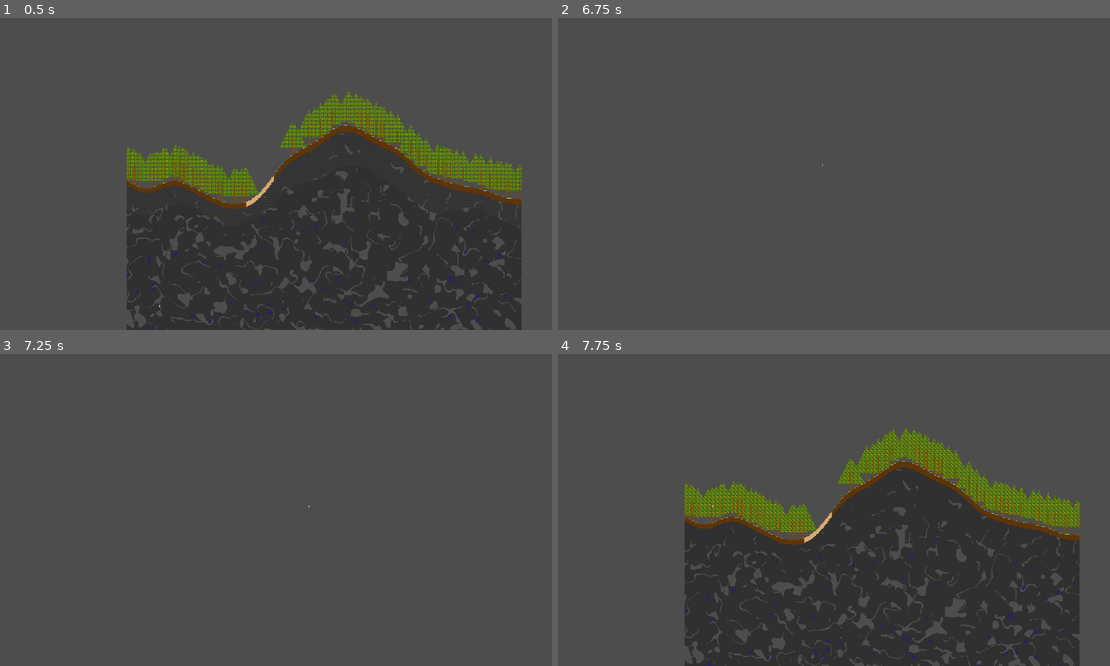
Above: before the commit, frames 1-4 (two rows, left to right).
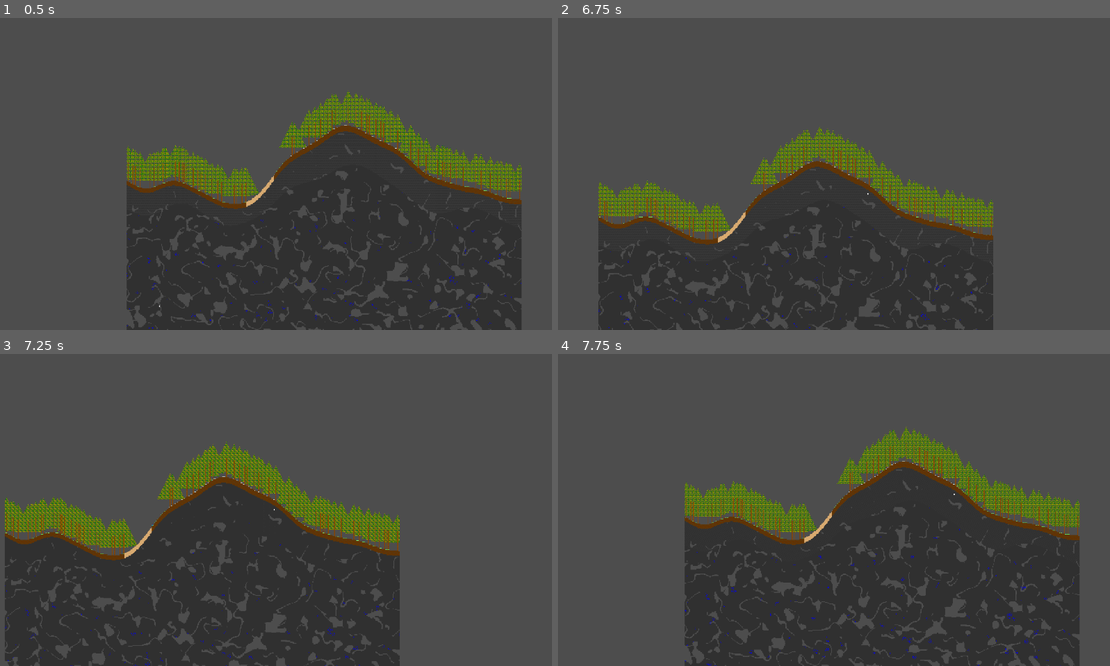
Above: after the commit, the same moments.

Repository: TwigGlenn4/BlockForge
Game: Godot game, scene res://scenes/GameScene/game_scene.tscn
Same seed, same stepped clock (60 frames per second), same inputs: the game is played once before the commit and once after it.
Inputs (mouse positions are in pixels of both pictures, inside the frame that each line leads up to):
- Up to frame 1 (0.5 s): no input
- Up to frame 2 (6.75 s): tap Enter (ui_accept) at 0.5, 0.77, 1.25, 1.52, 2, 3.02, 3.5, 3.77, 4.52, 5, 6.02, 6.5 s; move the mouse to (955, 158) at 0.52 s; click (955, 158) at 0.6 s; move the mouse to (723, 189) at 1.27 s; tap Down (camera_pan_down) at 1.35 s; click (723, 189) at 1.55 s; move the mouse to (889, 105) at 2.02 s; hold Left (camera_pan_left) 2.03-2.78 s; click (889, 105) at 2.3 s; move the mouse to (806, 236) at 2.77 s; tap Right (camera_pan_right) at 2.85 s; click (806, 236) at 3.05 s; move the mouse to (999, 220) at 3.52 s; hold Up (camera_pan_up) 3.53-4.28 s; click (999, 220) at 3.8 s; move the mouse to (662, 127) at 4.27 s; tap = (camera_zoom_in) at 4.35 s; click (662, 127) at 4.55 s; move the mouse to (861, 174) at 5.02 s; hold - (camera_zoom_out) 5.03-5.78 s; click (861, 174) at 5.3 s; move the mouse to (751, 96) at 5.77 s; click (751, 96) at 5.85 s; move the mouse to (955, 158) at 6.52 s; hold C (look_at_character) from 6.53 s (still down)
- Up to frame 3 (7.25 s): keep holding C (look_at_character); tap Enter (ui_accept) at 6.77 s; click (397, 494) at 6.8 s
- Up to frame 4 (7.75 s): move the mouse to (723, 525) at 7.27 s; release C (look_at_character) at 7.28 s; tap Keypad 0 (look_at_portal) at 7.35 s; tap Enter (ui_accept) at 7.52 s; click (723, 525) at 7.55 s

Frame 1 is identical in both runs. In frame 2, 26% of the frame differs, in the area x 7-79%, y 34-100%; in frame 3, 33%, in the area x 0-73%, y 28-100%; in frame 4, 2.8%.

Commit message:
nearly working goto job system

Diff:
--- a/classes/character.gd
+++ b/classes/character.gd
@@ -1,9 +1,12 @@
 extends Node2D
 class_name Character
 
-var current_pos: Vector2i = Vector2i(0,0)
-var target_pos: Vector2i = Vector2i(-1,-1)
+var current_pos: Vector2i = Vector2i(0,0)   # block pos Vector
+var target_pos: Vector2i = Vector2i(-1,-1)  # block pos Vector
 var lerp_timer: float = 0.0
+
+var job_queue: Array[DataJob] = []
+var job_active: DataJob = DataJob.new()
 
 # Called when the node enters the scene tree for the first time.
 func _ready():
@@ -20,12 +23,23 @@
     # print("lerped to "+str(position))
     if position == Vector2(target_pixels):
       lerp_timer = 0
+      if target_pos == job_active.pos:
+        job_active = DataJob.new() # reset to NONE job
       target_pos = Vector2i(-1,-1)
 
+
+  if (not job_queue.is_empty()) and job_active.type == DataJob.TYPE.NONE: # if job queue contains job and there is no active job, go to next job
+    print("Activating "+job_active._to_string())
+    job_active = job_queue.pop_front()
+    target_pos = job_active.pos
 
   current_pos = Helpers.pos_pixel_to_block(position)
 
 
-func _set_target_pos(pixel_pos:Vector2):
-  print("Targeting character to "+str(pixel_pos))
-  target_pos = pixel_pos
+func _add_job(job:DataJob):
+  job_queue.push_back(job)
+  print("added "+str(job._to_string()))
+
+func _set_target_pos(block_pos:Vector2):
+  print("Targeting character to "+str(block_pos))
+  target_pos = block_pos
--- /dev/null
+++ b/classes/data_job.gd
@@ -0,0 +1,26 @@
+class_name DataJob
+
+enum TYPE {
+  NONE,  # for uninitalized jobs
+  GOTO,
+  BREAK, # data=tool
+  PLACE, # data=block
+  CRAFT  # data=recipe   data2=count
+}
+
+var pos: Vector2i = Vector2i(-1,-1)
+var type: TYPE
+var data: String
+var data2: int
+
+func _init(job_pos:Vector2i=Vector2i(-1,-1), job_type:TYPE=TYPE.NONE, job_data:String = "", job_data2:int=0):
+  pos = job_pos
+  type = job_type
+  data = job_data
+  data2 = job_data2
+
+func _to_string():
+  var type_str = "none"
+  if type == TYPE.GOTO:
+    type_str = "goto"
+  return "Job: %s %s." % [type_str, pos]
--- a/classes/interacter.gd
+++ b/classes/interacter.gd
@@ -78,7 +78,7 @@
 
     var block_pos:Vector2i = Helpers.pos_pixel_to_block(click_pos)
     # print("Clicked at "+str(block_pos))
-    selected_character._set_target_pos(block_pos)
+    selected_character._add_job(DataJob.new(block_pos, DataJob.TYPE.GOTO))
 
 
 func _move_to_block(block_pos:Vector2i):
Not shown: 1 places in scenes/GameScene/game_scene.tscn that only renumber resources
